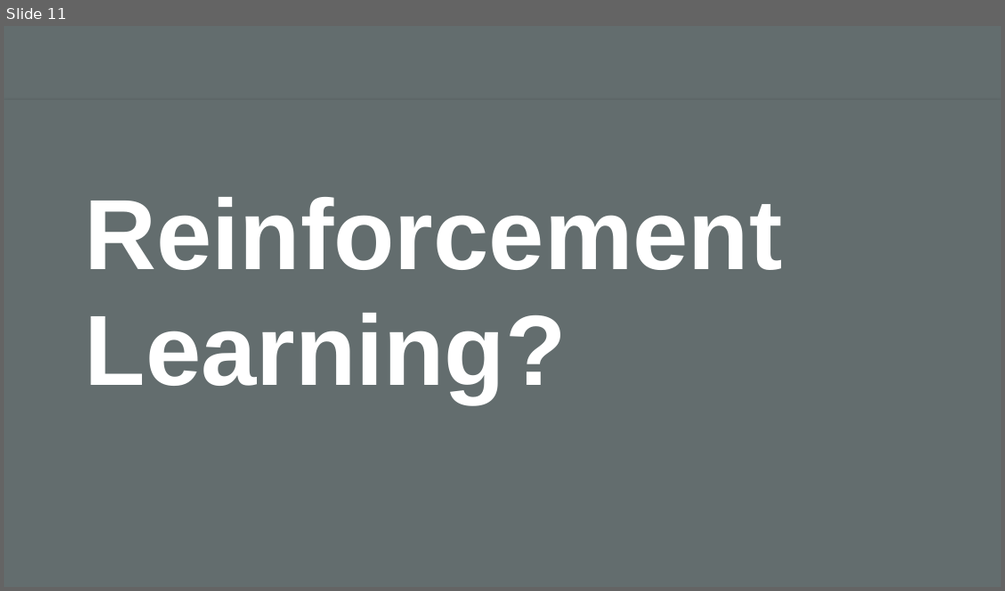
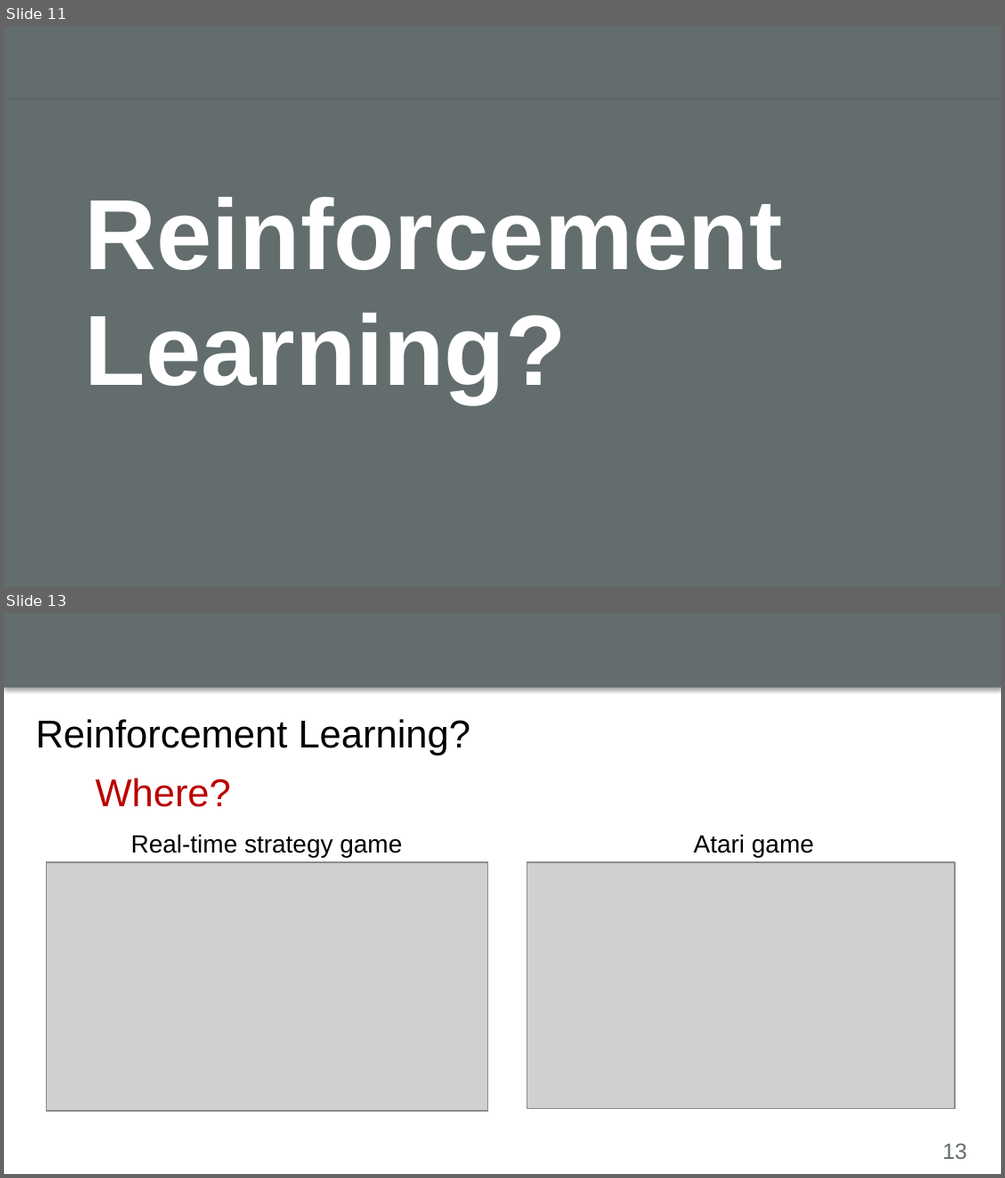
Before and after one commit to luyuliu/CSE-5194, a slide deck: presentation.pptx. Shown one above the other, each under a label of ours: slide 11 before the commit, slides 11 and 13 after it; the slides between them are not shown. The pictures are 1005x591 and 1005x1178 pixels, drawn with LibreOffice and Linux fonts; fonts in the diff are those of the drawing; grey boxes stand for pictures; background and template pictures are left out. Boxes give left, top, right and bottom in pixels: in the first picture for what was removed or moved away, otherwise in the second. Text is boxed around its words. In the diff, an @@ line names an element or a change of style, - is before the commit and + after.

```diff
--- a/presentation.pptx
+++ b/presentation.pptx
@@ slide 13 added at (4,613,1001,1174), background #FFFFFF; not listed: 1 template element that a slide beside it also shows @@
@@ title added at (36,719,471,755), 28 pt, text #000000 @@
+Reinforcement Learning?
@@ text added at (86,763,983,1133), outline #FFFFFF 0.75 pt, 28 pt, text #BB0000 @@
+Where?
@@ text added at (131,834,402,857), 18 pt, text #000000 @@
+Real-time strategy game
@@ text added at (694,834,814,857), 18 pt, text #000000 @@
+Atari game
@@ picture added at (47,862,488,1111) @@
@@ picture added at (527,862,955,1109) @@
@@ page number added at (942,1143,967,1159), 16 pt, text #636D6E @@
+13
```
Also in this commit, not shown: 2 other slides added, 1 slide removed.
